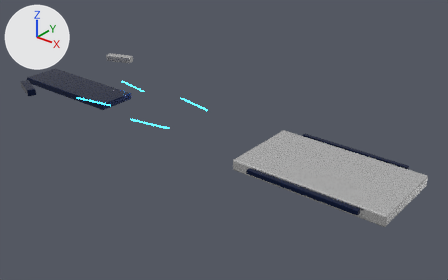
The OBJ model assets/ai_generated/destiny_lord/destiny_lord_bow_stage9_refined_A.obj: old version first, new version second.
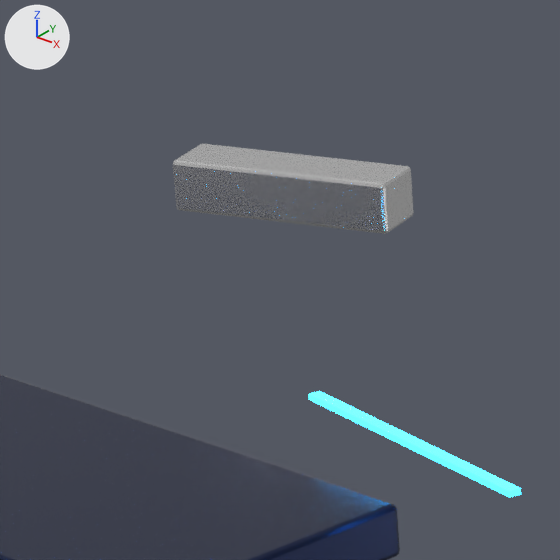
The first picture shows the older version from a 50 mm lens placed at (57.3, -33.7, 26.0), pointed at (29.5, 1.1, 4.4). The close-ups show the older and then the newer version on the part from 19% to 33% of the width and 13% to 35% of the height of that picture. Only the edits that show in the close-ups are written down. Lighting does not change. The marker at upper left points along +X, +Y and +Z. Where no turn or scale is listed for an object, it has been applied to the vertices.

In view in the first close-up: 'DL_Bow_Crown_BlueChannel_1_0', 'DL_Center_Ridge_Fwd', 'DL_Fate_Ring_Node_0'.
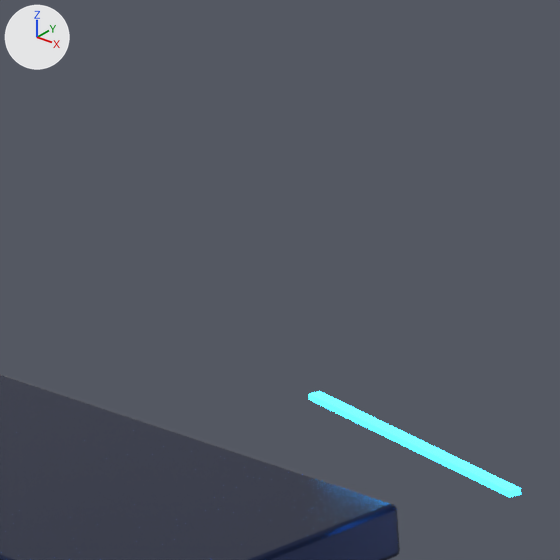
Boxes (x1, y1, x2, y2) around the edits, measured in the close-ups (560 x 560 px):
'DL_Fate_Ring_Node_0', deleted: before (173, 144, 414, 234)

Patch to the scene script:
```diff
--- a/assets/ai_generated/destiny_lord/destiny_lord_bow_stage9_refined_A.obj.py
+++ b/assets/ai_generated/destiny_lord/destiny_lord_bow_stage9_refined_A.obj.py
@@ ob_dl_fate_ring_node_0 @@
-ob_dl_fate_ring_node_0 = bpy.data.objects.new('DL_Fate_Ring_Node_0', me_dl_fate_ring_node_0)
-ob_dl_fate_ring_node_0.location = (0.0, 0.0, 0.0)
```
